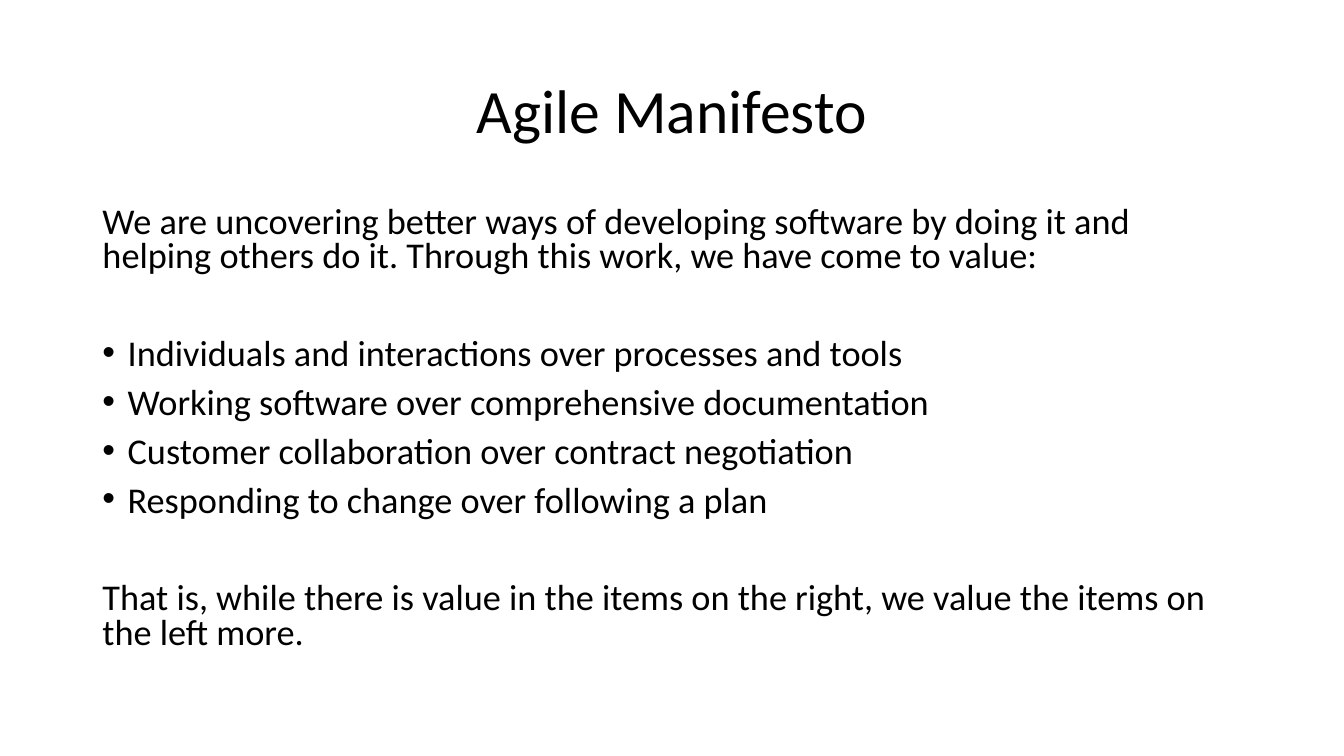
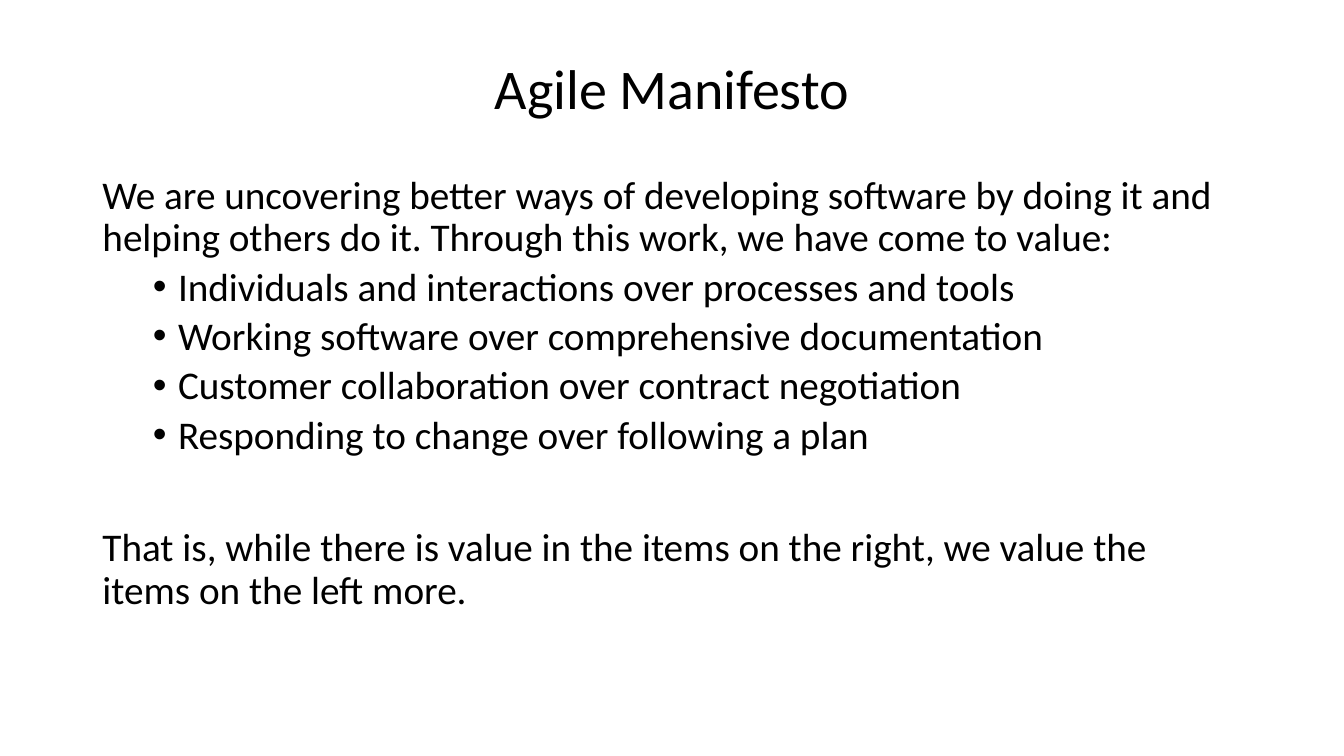
Before and after one commit to crioflorido/AgileSoftwareDevelopment, a slide deck: slide 2 of Agile Development.pptx. Drawn at 1344x756 pixels with LibreOffice and Linux fonts; fonts in the diff are those of the drawing. Boxes give left, top, right and bottom in pixels: in the first picture for what was removed or moved away, otherwise in the second. Text is boxed around its words. In the diff, an @@ line names an element or a change of style, - is before the commit and + after.

```diff
--- a/Agile Development.pptx
+++ b/Agile Development.pptx
@@ title "Agile Manifesto" at (495, 70, 849, 119): size 44 to 40 pt @@
@@ text "We are uncovering better ways ...": place and size @@
-text "We are uncovering better ways ..." at (102, 208, 1205, 646)
+text "We are uncovering better ways ..." at (102, 181, 1212, 605)
@@ text "We are uncovering better ways ..." at (102, 181, 1212, 605): size 25.9 to 28 pt; line spacing 0.8 to 0.9; list level 1 to 2 in "Individuals and interactions over processes ..."; list level 1 to 2 in "Working software over comprehensive documentation"; list level 1 to 2 in "Customer collaboration over contract negotiation"; list level 1 to 2 in "Responding to change over following ..." @@
```
Also in this commit, not shown: 1 other slide changed, 7 slides added, 1 slide removed, 4 other files.
